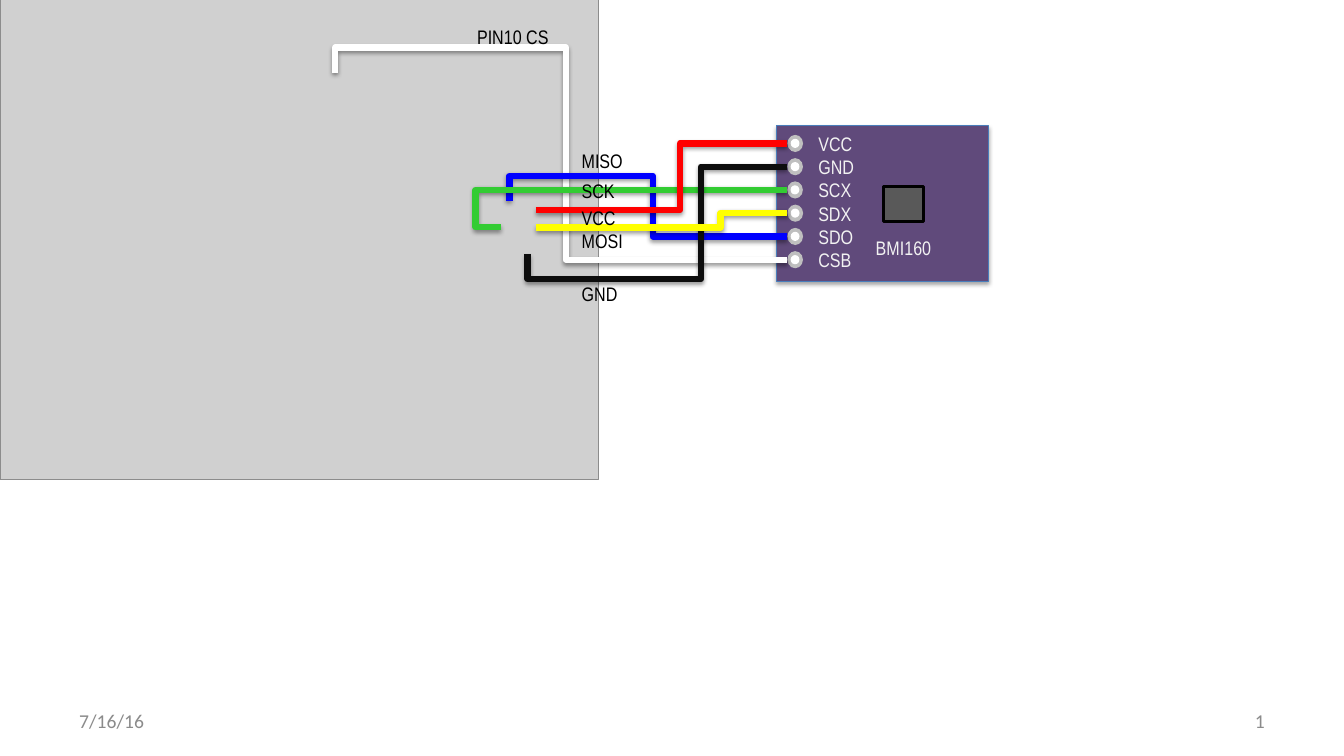
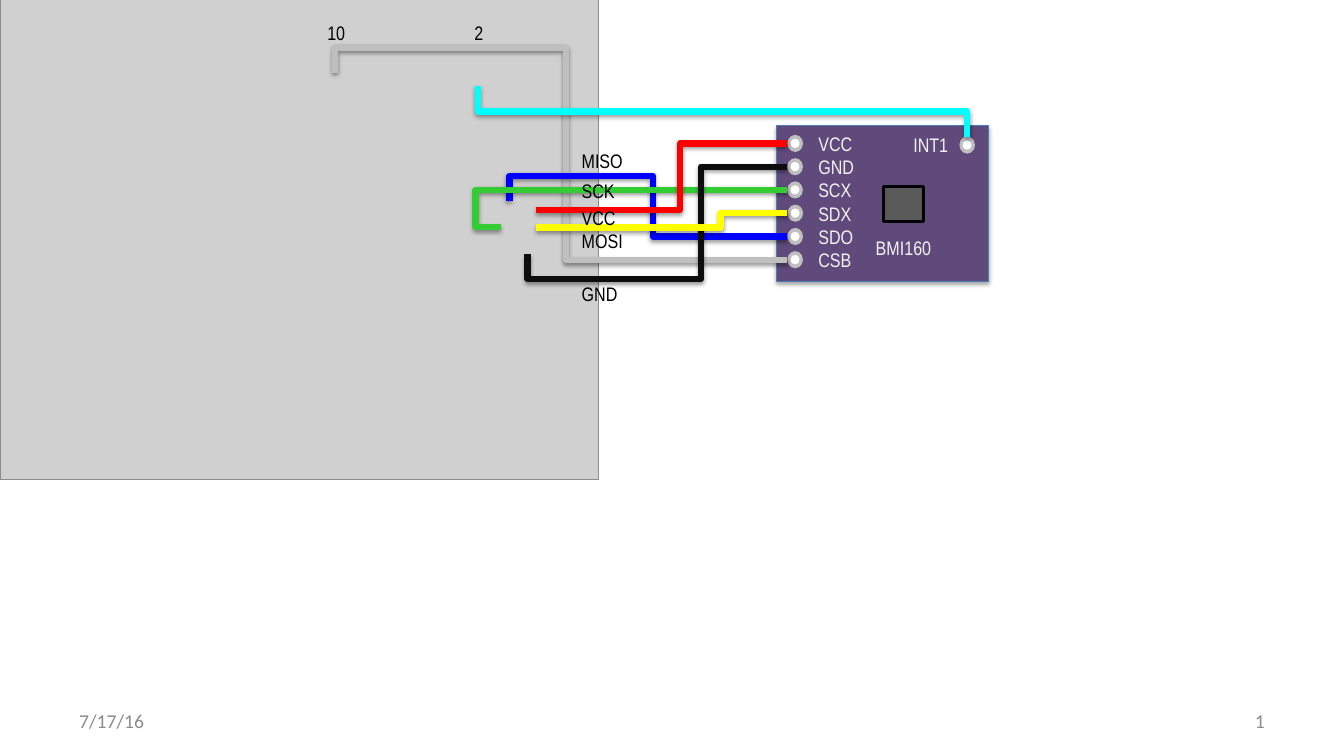
Before and after one commit to hanyazou/BMI160-Arduino, a slide deck: slide 1 of files/circuit.pptx. Drawn at 1344x756 pixels with LibreOffice and Linux fonts; fonts in the diff are those of the drawing; grey boxes stand for pictures. Boxes give left, top, right and bottom in pixels: in the first picture for what was removed or moved away, otherwise in the second. Text is boxed around its words. In the diff, an @@ line names an element or a change of style, - is before the commit and + after.

```diff
--- a/files/circuit.pptx
+++ b/files/circuit.pptx
@@ text at [327, 26, 345, 40]: text changed @@
-PIN10 CS
+10
@@ text added at [474, 26, 483, 40], 14 pt, text #000000 @@
+2
@@ elbow line (335, 73) - (787, 260): stroke #FFFFFF 4.5 pt to #BFBFBF 4.5 pt @@
@@ elbow line added from (478, 87) to (967, 136), #00FFFF 4.5 pt @@
@@ text added at [913, 138, 948, 152], 14 pt, text #F2F2F2 @@
+INT1
@@ ellipse added at [959, 136, 974, 153], fill #BFBFBF @@
@@ ellipse added at [962, 140, 971, 149], fill #FFFFFF @@
@@ text at [79, 714, 144, 729]: text changed @@
-7/16/16
+7/17/16
```
Also in this commit, not shown: 1 other slide changed, 4 other files.
